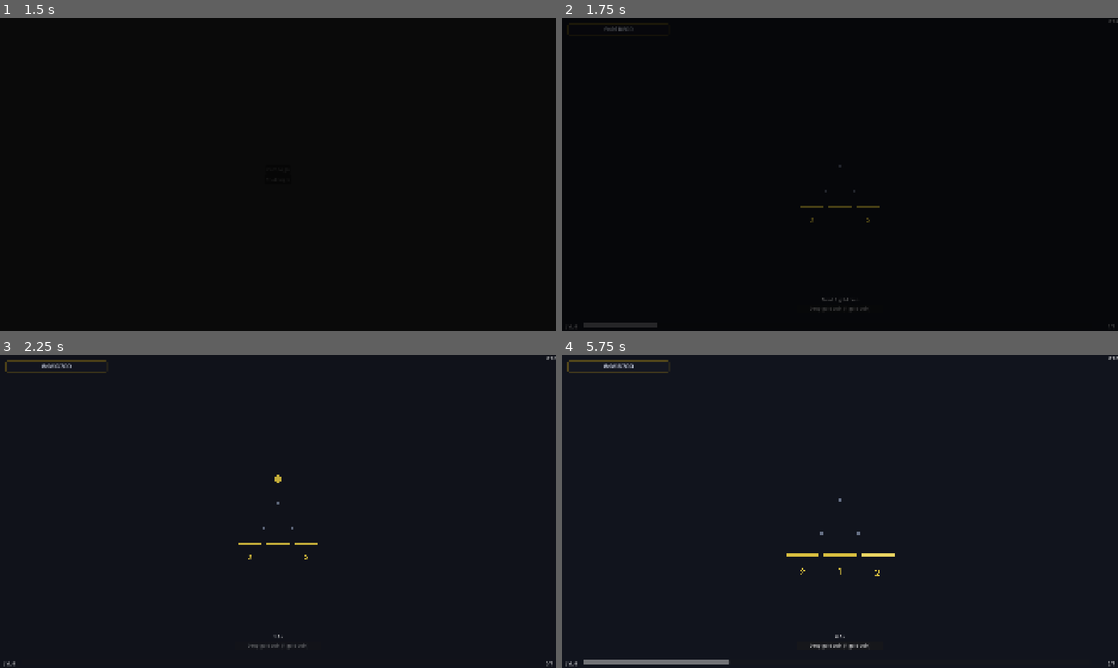
Above: before the commit, frames 1-4 (two rows, left to right).
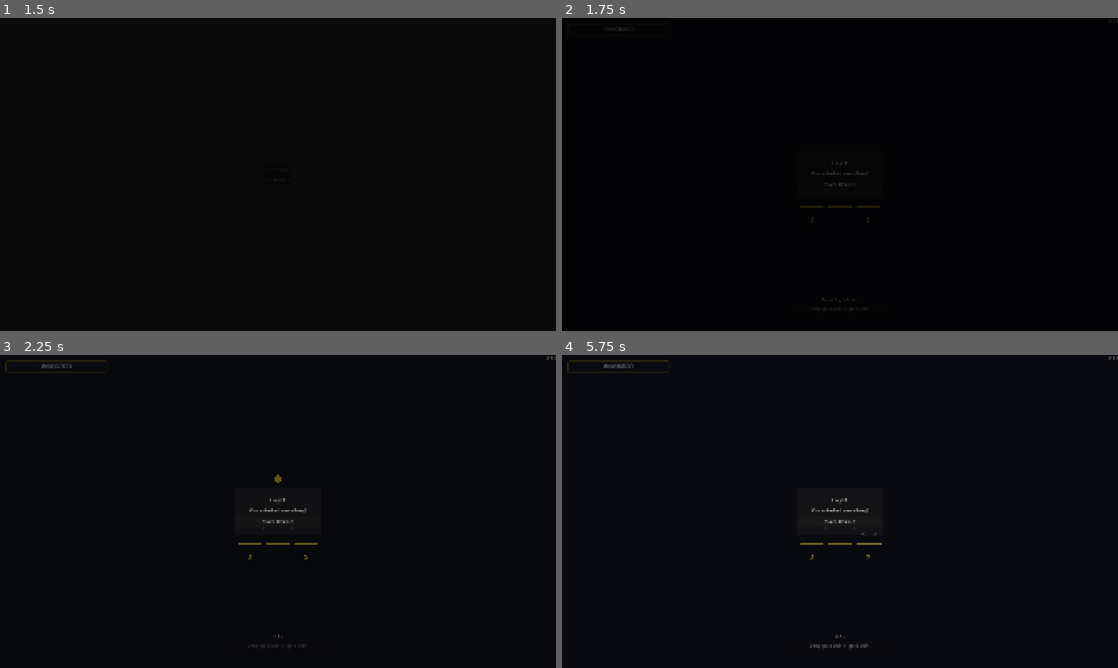
Above: after the commit, the same moments.

Repository: kjbrown-sandbox/pleenko
Game: Godot game, scene res://entities/main_menu/main_menu.tscn
Same seed, same stepped clock (60 frames per second), same inputs: the game is played once before the commit and once after it.
Inputs (mouse positions are in pixels of both pictures, inside the frame that each line leads up to):
- Up to frame 1 (1.5 s): click "Campaign" at 0.5 s; click "Campaign" at 1.25 s
- Up to frame 2 (1.75 s): no input
- Up to frame 3 (2.25 s): tap Enter at 2 s; move the mouse to (400, 495) at 2.02 s; hold Right (board_right) from 2.03 s (still down); hold Space (drop_coin) from 2.03 s (still down); click (400, 495) at 2.17 s
- Up to frame 4 (5.75 s): release Right (board_right) at 2.75 s; release Space (drop_coin) at 2.75 s; click (840, 520) at 2.75 s, where only the run after the commit has a clickable "Claim Reward"; click "Drop gold coin (1 gold coin)" at 3.5 s; tap R (reset_game) at 4.25 s; move the mouse to (728, 527) at 4.27 s; hold Left (board_left) 4.28-5.03 s; tap Space (drop_coin) at 4.35, 5.3 s; move the mouse to (895, 442) at 5.02 s; hold Right (board_right) from 5.03 s (still down); hold 1 (drop_unrefined) from 5.03 s (still down)

Frame 1 is identical in both runs. In frame 2, 0.4% of the frame differs, in the area x 1-100%, y 0-99%; in frame 3, 0.7%; in frame 4, 1.3%, in the area x 0-100%, y 0-100%.
Error after the commit: Parse Error: Cannot infer the type of "tier_name" variable because the value doesn't have a set type. (res://autoloads/level_manager/level_manager.gd:54)

Commit message:
Levels are now upgraded currencies too.

Diff:
--- a/autoloads/level_manager/level_manager.gd
+++ b/autoloads/level_manager/level_manager.gd
@@ -1,4 +1,7 @@
 extends Node
+
+const LEVELS_PER_TIER := 10
+const TIER_THRESHOLDS := [7, 13, 35, 55, 100, 150, 200, 300, 400, 500]
 
 var levels: Array[LevelData] = []
 var current_level: int = 0
@@ -26,107 +29,95 @@
 	_pending.clear()
 
 
+func rebuild_levels() -> void:
+	_build_level_table()
+
+
 func _build_level_table() -> void:
-	levels = [
-		# Level 1
-		_level(7, "You have unlocked the shop.", [
-			_unlock_upgrade(Enums.UpgradeType.ADD_ROW, Enums.BoardType.GOLD),
-		]),
-		# Level 2
-		_level(13, "You have unlocked Bucket Value.", [
-			_unlock_upgrade(Enums.UpgradeType.BUCKET_VALUE, Enums.BoardType.GOLD),
-		]),
-		# Level 3
-		_level(35, "An ORANGE coin will be dropped!", [
-			_drop_coins(1, Enums.CurrencyType.ORANGE_COIN, 3, Enums.BoardType.GOLD),
-		]),
-		# Level 4
-		_level(55, "You have unlocked Drop Rate.", [
-			_unlock_upgrade(Enums.UpgradeType.DROP_RATE, Enums.BoardType.GOLD),
-		]),
-		# Level 5
-		_level(100, "An ORANGE coin will be dropped!", [
-			_drop_coins(1, Enums.CurrencyType.ORANGE_COIN, 3, Enums.BoardType.GOLD),
-		]),
-		# Level 6
-		_level(150, "An ORANGE coin will be dropped!", [
-			_drop_coins(1, Enums.CurrencyType.ORANGE_COIN, 3, Enums.BoardType.GOLD),
-		]),
-		# Level 7
-		_level(200, "You have unlocked Queue.", [
-			_unlock_upgrade(Enums.UpgradeType.QUEUE, Enums.BoardType.GOLD),
-		]),
-		# Level 8
-		_level(300, "An ORANGE coin will be dropped!", [
-			_drop_coins(1, Enums.CurrencyType.ORANGE_COIN, 3, Enums.BoardType.GOLD),
-		]),
-		# Level 8
-		_level(400, "An ORANGE coin will be dropped!", [
-			_drop_coins(1, Enums.CurrencyType.ORANGE_COIN, 3, Enums.BoardType.GOLD),
-		]),
-		# Level 9
-		_level(500, "You have unlocked Orange Buckets!", [_unlock_advanced_bucket(Enums.BoardType.GOLD)]),
-		# Level 10
-		_level(600, "You have unlocked Add 2 Rows for Orange.", [
-			_unlock_upgrade(Enums.UpgradeType.ADD_ROW, Enums.BoardType.ORANGE),
-		]),
-		# Level 11
-		_level(700, "You have unlocked Bucket Value for Orange.", [
-			_unlock_upgrade(Enums.UpgradeType.BUCKET_VALUE, Enums.BoardType.ORANGE),
-		]),
-		# Level 12
-		_level(800, "You have unlocked Drop Rate for Orange.", [
-			_unlock_upgrade(Enums.UpgradeType.DROP_RATE, Enums.BoardType.ORANGE),
-		]),
-		# Level 13
-		_level(900, "A RED coin will be dropped!", [
-			_drop_coins(1, Enums.CurrencyType.RED_COIN, 1, Enums.BoardType.ORANGE),
-		]),
-		# Level 14
-		_level(1000, "You have unlocked Queue for Orange.", [
-			_unlock_upgrade(Enums.UpgradeType.QUEUE, Enums.BoardType.ORANGE),
-		]),
-		# Level 15
-		_level(1250, "You have unlocked Autodropper.", [
-			_unlock_autodropper(),
-			_unlock_upgrade(Enums.UpgradeType.AUTODROPPER, Enums.BoardType.ORANGE),
-		]),
-		# Level 16
-		_level(1500, "A RED coin will be dropped!", [
-			_drop_coins(1, Enums.CurrencyType.RED_COIN, 1, Enums.BoardType.ORANGE),
-		]),
-		# Level 17
-		_level(2000, "You have unlocked Red Buckets!", [_unlock_advanced_bucket(Enums.BoardType.ORANGE)]),
-		# Level 18
-		_level(2250, "You have unlocked Bucket Value for Red.", [
-			_unlock_upgrade(Enums.UpgradeType.BUCKET_VALUE, Enums.BoardType.RED),
-		]),
-		# Level 19
-		_level(2500, "You have unlocked Drop Rate for Red.", [
-			_unlock_upgrade(Enums.UpgradeType.DROP_RATE, Enums.BoardType.RED),
-		]),
-		# Level 20
-		_level(2750, "You have unlocked Queue for Red.", [
-			_unlock_upgrade(Enums.UpgradeType.QUEUE, Enums.BoardType.RED),
-		]),
-		# Level 21
-		_level(3000, "Keep going!", []),
-		# Level 22
-		_level(3500, "Keep going!", []),
-		# Level 23
-		_level(4000, "Keep going!", []),
-		# Level 24
-		_level(5000, "Keep going!", []),
-		# Level 25
-		_level(10000, "Keep going!", []),
-	]
+	levels.clear()
+
+	# Always build gold tier
+	_build_tier_levels(Enums.BoardType.GOLD)
+
+	# Add tiers unlocked via prestige
+	for i in range(1, TierRegistry.get_tier_count()):
+		var tier := TierRegistry.get_tier_by_index(i)
+		if PrestigeManager.is_board_unlocked_permanently(tier.board_type):
+			_build_tier_levels(tier.board_type)
+		else:
+			break  # Tiers unlock sequentially
+
+
+func _build_tier_levels(board_type: Enums.BoardType) -> void:
+	var next_tier := TierRegistry.get_next_tier(board_type)
+	var currency_type: Enums.CurrencyType = TierRegistry.primary_currency(board_type)
+	var tier_name := Enums.BoardType.keys()[board_type].capitalize()
+
+	for slot in LEVELS_PER_TIER:
+		var data := LevelData.new()
+		data.threshold = TIER_THRESHOLDS[slot]
+		data.currency_type = currency_type
+
+		match slot:
+			0:  # Unlock ADD_ROW
+				data.message = "You have unlocked Add Row for %s." % tier_name
+				data.rewards = [_unlock_upgrade(Enums.UpgradeType.ADD_ROW, board_type)]
+			1:  # Unlock BUCKET_VALUE
+				data.message = "You have unlocked Bucket Value for %s." % tier_name
+				data.rewards = [_unlock_upgrade(Enums.UpgradeType.BUCKET_VALUE, board_type)]
+			2:  # Drop advanced coin (x3)
+				_set_advanced_drop(data, next_tier, board_type)
+			3:  # Unlock DROP_RATE
+				data.message = "You have unlocked Drop Rate for %s." % tier_name
+				data.rewards = [_unlock_upgrade(Enums.UpgradeType.DROP_RATE, board_type)]
+			4:  # Drop advanced coin (x3)
+				_set_advanced_drop(data, next_tier, board_type)
+			5:  # Drop advanced coin (x3)
+				_set_advanced_drop(data, next_tier, board_type)
+			6:  # Unlock QUEUE
+				data.message = "You have unlocked Queue for %s." % tier_name
+				data.rewards = [_unlock_upgrade(Enums.UpgradeType.QUEUE, board_type)]
+			7:  # Drop advanced coin (x3)
+				_set_advanced_drop(data, next_tier, board_type)
+			8:  # Special slot
+				_set_special_slot(data, board_type, next_tier)
+			9:  # Unlock advanced buckets
+				if next_tier:
+					var adv_name := Enums.BoardType.keys()[next_tier.board_type].capitalize()
+					data.message = "You have unlocked %s Buckets!" % adv_name
+					data.rewards = [_unlock_advanced_bucket(board_type)]
+				else:
+					data.message = "Keep going!"
+					data.rewards = []
+
+		levels.append(data)
+
+
+func _set_advanced_drop(data: LevelData, next_tier: TierData, board_type: Enums.BoardType) -> void:
+	if next_tier:
+		var adv_name := Enums.BoardType.keys()[next_tier.board_type].capitalize()
+		data.message = "A %s coin will be dropped!" % adv_name
+		data.rewards = [_drop_coins(1, next_tier.primary_currency, 3, board_type)]
+	else:
+		data.message = "Keep going!"
+		data.rewards = []
+
+
+func _set_special_slot(data: LevelData, board_type: Enums.BoardType, next_tier: TierData) -> void:
+	if board_type == Enums.BoardType.ORANGE:
+		data.message = "You have unlocked Autodropper."
+		data.rewards = [_unlock_autodropper(), _unlock_upgrade(Enums.UpgradeType.AUTODROPPER, board_type)]
+	else:
+		# Gold and Red+: drop advanced coin
+		_set_advanced_drop(data, next_tier, board_type)
 
 
 ## Helper to create a LevelData resource inline.
-func _level(threshold: int, message: String, rewards: Array[RewardData]) -> LevelData:
+func _level(threshold: int, message: String, p_currency_type: Enums.CurrencyType, rewards: Array[RewardData]) -> LevelData:
 	var data := LevelData.new()
 	data.threshold = threshold
 	data.message = message
+	data.currency_type = p_currency_type
 	data.rewards = rewards
 	return data
 
@@ -164,14 +155,18 @@
 	r.target_board = target
 	return r
 
+
 func _on_currency_changed(type: Enums.CurrencyType, new_balance: int, _new_cap: int) -> void:
-	if type != Enums.CurrencyType.GOLD_COIN:
+	if type != get_active_currency():
 		return
 
 	var was_empty := _pending.is_empty()
 
 	while current_level < levels.size():
 		var next_level_data: LevelData = levels[current_level]
+		# Only advance if this level tracks the currency that changed
+		if next_level_data.currency_type != type:
+			break
 		if new_balance >= next_level_data.threshold:
 			current_level += 1
 			_pending.append({ "level": current_level, "level_data": next_level_data })
@@ -202,6 +197,24 @@
 		level_up_ready.emit(next["level"], next["level_data"])
 
 
+func get_active_currency() -> Enums.CurrencyType:
+	if current_level >= levels.size():
+		if levels.is_empty():
+			return Enums.CurrencyType.GOLD_COIN
+		return levels[levels.size() - 1].currency_type
+	return levels[current_level].currency_type
+
+
+func get_total_levels() -> int:
+	return levels.size()
+
+
+func get_tier_for_level(level: int) -> Enums.BoardType:
+	var tier_index := (level - 1) / LEVELS_PER_TIER
+	var tier := TierRegistry.get_tier_by_index(tier_index)
+	return tier.board_type if tier else Enums.BoardType.GOLD
+
+
 func get_next_threshold() -> int:
 	if current_level >= levels.size():
 		return -1
@@ -212,8 +225,8 @@
 	if current_level >= levels.size():
 		return 1.0
 	var threshold: int = levels[current_level].threshold
-	var gold: int = CurrencyManager.get_balance(Enums.CurrencyType.GOLD_COIN)
-	return float(gold) / float(threshold) if threshold > 0 else 0.0
+	var balance: int = CurrencyManager.get_balance(get_active_currency())
+	return float(balance) / float(threshold) if threshold > 0 else 0.0
 
 
 func serialize() -> Dictionary:
@@ -222,4 +235,5 @@
 
 func deserialize(data: Dictionary) -> void:
 	current_level = data.get("current_level", 0)
+	_build_level_table()
 	level_changed.emit(current_level)
--- a/entities/level_progress_bar/level_progress_bar.gd
+++ b/entities/level_progress_bar/level_progress_bar.gd
@@ -16,10 +16,10 @@
 	offset_left = 10
 	offset_right = -10
 
-	# Level label: "LVL 0"
+	# Level label: "LVL 0/10"
 	level_label = Label.new()
 	level_label.text = "LVL 0"
-	level_label.custom_minimum_size.x = 60
+	level_label.custom_minimum_size.x = 80
 	add_child(level_label)
 
 	# Progress bar
@@ -48,20 +48,21 @@
 	_update_display()
 
 
-func _on_currency_changed(type: Enums.CurrencyType, _new_balance: int, _cap: int) -> void:
-	if type == Enums.CurrencyType.GOLD_COIN:
-		_update_display()
+func _on_currency_changed(_type: Enums.CurrencyType, _new_balance: int, _cap: int) -> void:
+	_update_display()
 
 
 func _update_display() -> void:
-	level_label.text = "LVL %d" % LevelManager.current_level
+	var total := LevelManager.get_total_levels()
+	level_label.text = "LVL %d/%d" % [LevelManager.current_level + 1, total]
 
 	var threshold: int = LevelManager.get_next_threshold()
 	if threshold <= 0:
 		progress_bar.value = 1.0
 		progress_label.text = "MAX"
 	else:
-		var gold := CurrencyManager.get_balance(Enums.CurrencyType.GOLD_COIN)
+		var currency := LevelManager.get_active_currency()
+		var balance := CurrencyManager.get_balance(currency)
 		progress_bar.max_value = threshold
-		progress_bar.value = mini(gold, threshold)
-		progress_label.text = "%d/%d" % [gold, threshold]
+		progress_bar.value = mini(balance, threshold)
+		progress_label.text = "%d/%d" % [balance, threshold]
--- a/scripts/level_data.gd
+++ b/scripts/level_data.gd
@@ -3,4 +3,5 @@
 
 @export var threshold: int
 @export var message: String
+@export var currency_type: Enums.CurrencyType = Enums.CurrencyType.GOLD_COIN
 @export var rewards: Array[RewardData] = []
